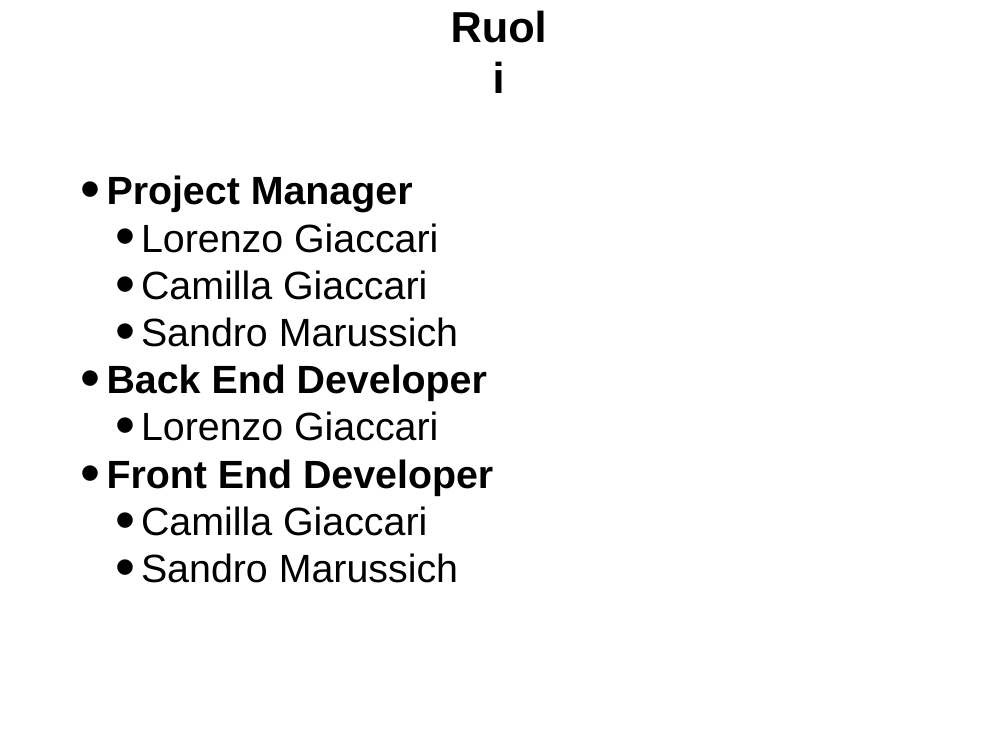
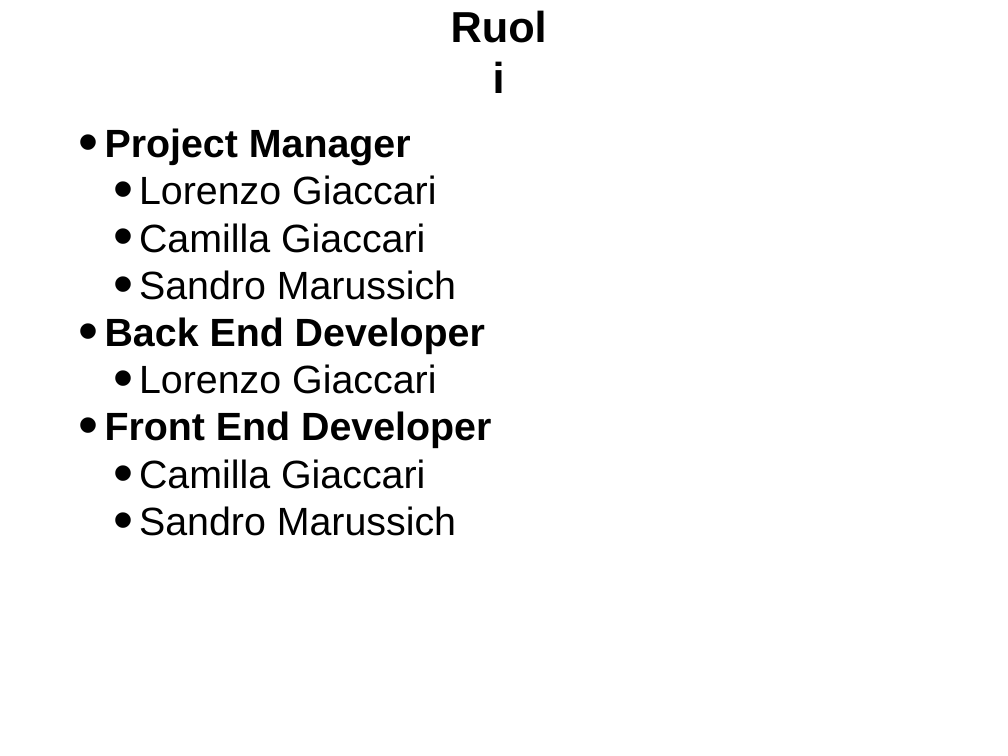
Before and after one commit to cgiaccar/Whatsapp2.0, a slide deck: slide 6 of PowerPointWha2.0.pptx. Drawn at 1008x756 pixels with LibreOffice and Linux fonts; fonts in the diff are those of the drawing. Boxes give left, top, right and bottom in pixels: in the first picture for what was removed or moved away, otherwise in the second. Text is boxed around its words. In the diff, an @@ line names an element or a change of style, - is before the commit and + after.

```diff
--- a/PowerPointWha2.0.pptx
+++ b/PowerPointWha2.0.pptx
@@ text "Project Manager": place and size @@
-text "Project Manager" at <box>107,175,493,583</box>
+text "Project Manager" at <box>105,128,491,536</box>
```
Also in this commit, not shown: 4 other slides changed, 2 other files.
